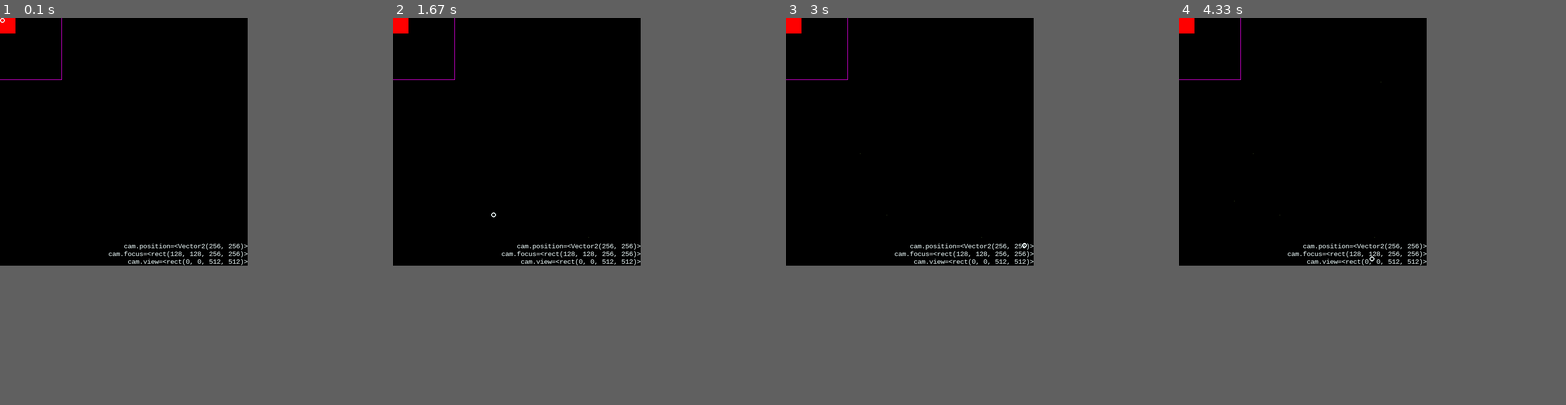
Above: before the commit, frames 1-4 (left to right).
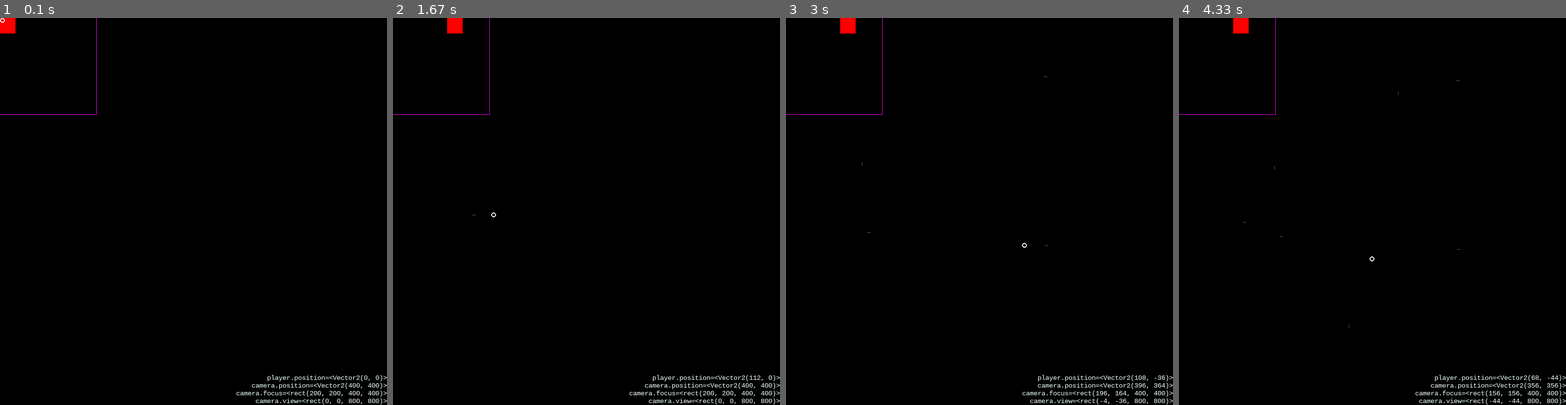
Above: after the commit, the same moments.

Repository: hitbox/scratch
Game: pygame game, started from pygame/webbed.py
Same seed, same stepped clock (60 frames per second), same inputs: the game is played once before the commit and once after it.
Inputs (mouse positions are in pixels of both pictures, inside the frame that each line leads up to):
- Up to frame 1 (0.1 s): no input
- Up to frame 2 (1.67 s): hold A 0.33-0.8 s; hold Right 0.33-0.8 s; move the mouse to (571, 226) at 0.37 s; click (586, 238) at 0.88 s; hold Right 1.17-1.63 s; hold D 1.17-1.63 s; click (493, 215) at 1.25 s
- Up to frame 3 (3 s): hold Up 1.67-1.97 s; hold W 1.67-1.97 s; click (859, 153) at 1.75 s; hold Right 2-2.47 s; hold D 2-2.47 s; click (1037, 76) at 2.08 s; hold Left from 2.5 s (still down); hold A from 2.5 s (still down); click (1025, 246) at 2.58 s
- Up to frame 4 (4.33 s): release Left at 3.03 s; release A at 3.03 s; hold Down 3.07-3.37 s; hold S 3.07-3.37 s; click (1380, 79) at 3.15 s; hold Left 3.4-3.8 s; hold A 3.4-3.8 s; click (1233, 199) at 3.48 s; hold Up 3.83-4.2 s; hold W 3.83-4.2 s; click (1353, 312) at 3.92 s; hold Right from 4.23 s (still down); hold D from 4.23 s (still down); click (1372, 257) at 4.32 s
In our replay, the window is 512x512 before the commit and 800x800 after it. These sizes can differ from the game's own. Grey fills any space a smaller window leaves; there, only what the larger window draws over its background counts as a difference.

The runs differ from the first frame. In frame 1, 1.1% of the frame differs, in the area x 0-100%, y 0-100%; in frame 2, 1.4%; in frame 3, 1.5%; in frame 4, 1.5%.

Commit message:
pygame/webbed.py
- completely forget what and don't care but want to reduce the git
  status message

Diff:
--- a/pygame/webbed.py
+++ b/pygame/webbed.py
@@ -8,15 +8,9 @@
 
 class Line:
 
-    def __init__(self, start=None, end=None, color=None):
-        if start is None:
-            start = (0, 0)
+    def __init__(self, start, end, color):
         self.start = start
-        if end is None:
-            end = (0, 0)
         self.end = end
-        if color is None:
-            color = 'magenta'
         self.color = color
 
     def __iter__(self):
@@ -32,8 +26,6 @@
         x = -min(size) // 2
         self.focus = self.view.inflate(x, x)
         self.focus.center = self.position
-        # TODO
-        # - trying to make the focus rect appear on screen where it should.
 
     def to_world(self, point):
         return self.position + point
@@ -76,6 +68,8 @@
 
     def __init__(self):
         self.player = RectSprite((32,)*2, 'red')
+        self.player_speed = 2
+        self.cam_speed = 2
         self.lines = []
         self.newline_start = None
 
@@ -131,6 +125,31 @@
         # update state and draw
         elapsed = self.clock.tick(self.frames_per_second)
         mouse_pos = pygame.mouse.get_pos()
+        pressed = pygame.key.get_pressed()
+        player = self.data.player
+        camera = self.camera
+
+        if pressed[pygame.K_LEFT]:
+            player.position.x -= self.data.player_speed
+        if pressed[pygame.K_RIGHT]:
+            player.position.x += self.data.player_speed
+        if pressed[pygame.K_UP]:
+            player.position.y -= self.data.player_speed
+        if pressed[pygame.K_DOWN]:
+            player.position.y += self.data.player_speed
+
+        # TODO
+        # - moving camera appears to move player
+        if pressed[pygame.K_a]:
+            camera.position.x -= self.data.cam_speed
+        if pressed[pygame.K_d]:
+            camera.position.x += self.data.cam_speed
+        if pressed[pygame.K_w]:
+            camera.position.y -= self.data.cam_speed
+        if pressed[pygame.K_s]:
+            camera.position.y += self.data.cam_speed
+
+        player.update()
         self.camera.update(elapsed)
         # draw
         self.screen.fill('black')
@@ -145,16 +164,16 @@
         # draw camera
         pygame.draw.rect(self.screen, 'magenta', self.camera.focus_as_screen(), 1)
         # draw ui
-        cam = self.camera
         text_lines = [
-            f'{cam.view=}',
-            f'{cam.focus=}',
-            f'{cam.position=}',
+            f'{camera.view=}',
+            f'{camera.focus=}',
+            f'{camera.position=}',
+            f'{player.position=}',
         ]
         images = [self.ui_font.render(line, True, 'azure') for line in text_lines]
         rects = list(map(pygame.Surface.get_rect, images))
         rects[0].bottomright = self.window.bottomright
-        setpairattr(rects, 'bottomright', 'topright')
+        pairwise_setattr(rects, 'bottomright', 'topright')
         for image, rect in zip(images, rects):
             self.screen.blit(image, rect)
         # draw cursor
@@ -162,7 +181,7 @@
         pygame.display.flip()
 
 
-def setpairattr(items, sattr, gattr):
+def pairwise_setattr(items, sattr, gattr):
     for i1, i2 in zip(items, items[1:]):
         setattr(i2, sattr, getattr(i1, gattr))
 
@@ -182,7 +201,7 @@
     parser = argparse.ArgumentParser()
     args = parser.parse_args(argv)
 
-    pygame.display.set_mode((512,)*2)
+    pygame.display.set_mode((800,)*2)
     pygame.font.init()
 
     scene = DemoScene()
